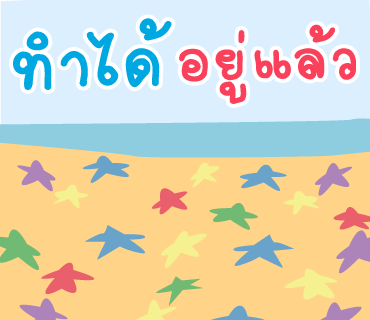
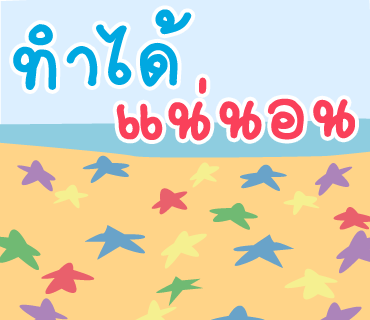
The second 370 × 320 image is a revision of the first. Changes to its layers:
renamed "อยู่แล้ว" to "แน่นอน", painted on it over [116, 24, 356, 141]
painted on "ทำได้" over [13, 9, 192, 91]
